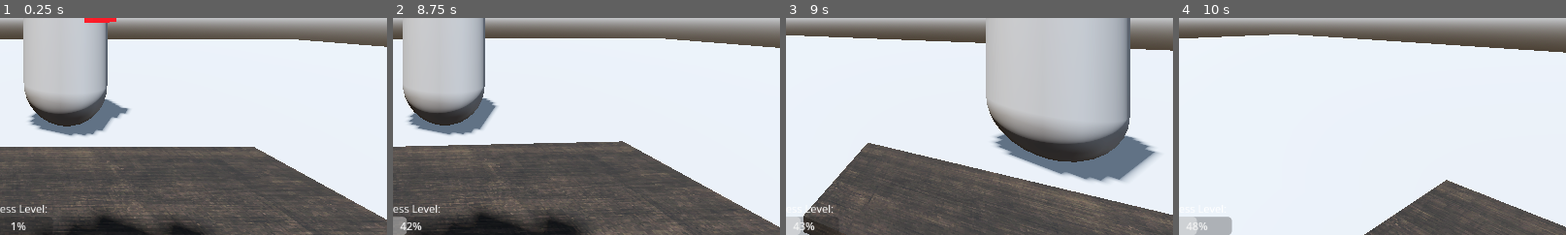
Above: before the commit, frames 1-4 (left to right).
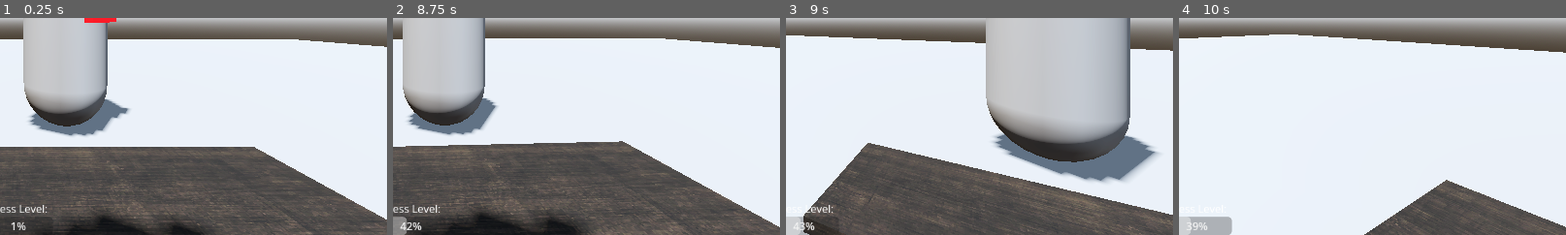
Above: after the commit, the same moments.

Repository: oneshot-death/3d-school-game
Game: Godot game, scene res://Levels/classroom.tscn
Same seed, same stepped clock (60 frames per second), same inputs: the game is played once before the commit and once after it.
Inputs (mouse positions are % of the whole screen's width and height, from its top left):
- Up to frame 1 (0.25 s): no input
- Up to frame 2 (8.75 s): tap Enter (ui_accept) at 0.5, 0.77, 1.25, 1.52, 2, 3.02, 3.77, 4.25, 4.52, 5, 5.75, 6.02, 6.77, 7.52 s; move the mouse to (55, 50) at 0.52 s; hold W (move_forward) 0.53-5.78 s; move the mouse to (45, 50) at 1.27 s; move the mouse to (52, 48) at 2.02 s; move the mouse to (49, 52) at 2.77 s; move the mouse to (57, 51) at 3.52 s; move the mouse to (42, 49) at 4.27 s; move the mouse to (51, 50) at 5.02 s; move the mouse to (46, 48) at 5.77 s; hold D (move_right) 5.78-6.53 s; move the mouse to (55, 50) at 6.52 s; hold W (move_forward) from 6.53 s (still down); move the mouse to (45, 50) at 7.27 s; move the mouse to (52, 48) at 8.02 s
- Up to frame 3 (9 s): move the mouse to (49, 52) at 8.77 s; release W (move_forward) at 8.78 s; hold A (move_left) from 8.78 s (still down)
- Up to frame 4 (10 s): tap Enter (ui_accept) at 9.02, 9.77 s; move the mouse to (57, 51) at 9.52 s; release A (move_left) at 9.53 s; hold W (move_forward) from 9.53 s (still down)
The pictures show only the part of the screen within x 48-98%, y 50-100%; the shares and areas given below are measured in that part.

Frames 1-3 are identical in both runs. In frame 4, 0.1% of the frame differs, in the area x 2-6%, y 91-100%.

Commit message:
Working stress level logic

Diff:
--- a/Player/player.gd
+++ b/Player/player.gd
@@ -14,6 +14,7 @@
 @export var rotation_speed_degrees:float=2
 
 signal relief
+signal no_relief
 
 func _ready() -> void:
 	Input.mouse_mode=Input.MOUSE_MODE_CAPTURED
@@ -47,17 +48,18 @@
 		if Input.is_action_pressed("move_left"):
 			if rotation_degrees.y<-120 or 170<rotation_degrees.y and 180>rotation_degrees.y:
 				rotate_y(rotation_speed_degrees*delta)
-				print(rotation_degrees.y)
+				#print(rotation_degrees.y)
 
 
 		if Input.is_action_pressed("move_right"):
 			if rotation_degrees.y<0:
 				rotate_y(-rotation_speed_degrees*delta)
-				print(rotation_degrees.y)
+				#print(rotation_degrees.y)
 
 		if rotation_degrees.y>-135 and rotation_degrees.y<-118:
 			relief.emit()
-			print("reliefff")
+		else:
+			no_relief.emit()
 
 
 	if game_over_maybe==true:
--- a/UI/stress.gd
+++ b/UI/stress.gd
@@ -1,14 +1,25 @@
 extends CanvasLayer
 
 @onready var stressbar=$StressBar
+@onready var player=$"../Player"
+
 @export var rate:float=2
 
+var negative:bool=false
+
 func _ready() -> void:
-	#connect("relief",Callable,"relief_detection")
-	pass
+	print(player)
+	player.relief.connect(relief_detection)
+	player.no_relief.connect(no_relief_detection)
 
 func _process(delta: float) -> void:
-	stressbar.value+=rate*delta
+	if negative:
+		stressbar.value-=rate*delta
+	else:
+		stressbar.value+=rate*delta
 
 func relief_detection() -> void:
-	pass
+	negative=true
+
+func no_relief_detection() -> void:
+	negative=false
